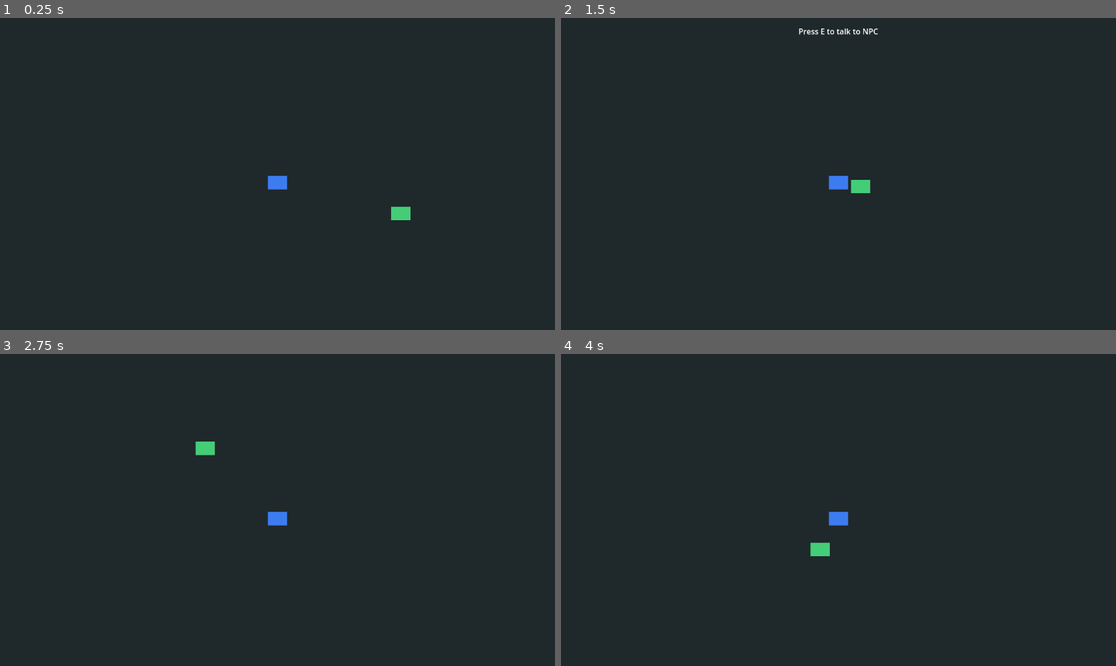
Above: before the commit, frames 1-4 (two rows, left to right).
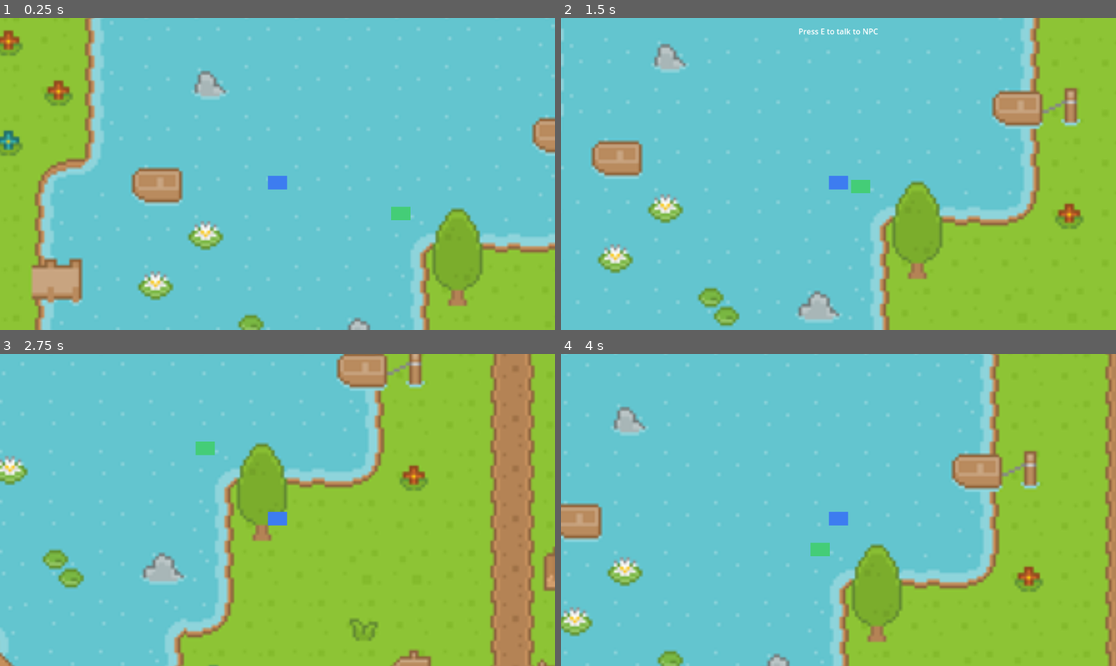
Above: after the commit, the same moments.

Repository: lemonhall/openagentic-sdk-gdscript
Game: Godot game, scene res://demo_rpg/World.tscn
Two runs of this game, one before a commit and one after it. Both use one fixed random seed, a clock stepped at 60 frames per second and the inputs below.
Inputs:
- Up to frame 1 (0.25 s): no input
- Up to frame 2 (1.5 s): tap Enter at 0.5 s; hold Right (ui_right) 0.53-1.28 s; tap E (interact) at 0.6, 1.35 s; hold Down (ui_down) from 1.28 s (still down)
- Up to frame 3 (2.75 s): release Down (ui_down) at 2.03 s; hold Right (ui_right) from 2.03 s (still down); tap E (interact) at 2.1 s
- Up to frame 4 (4 s): release Right (ui_right) at 2.78 s; hold Up (ui_up) 2.78-3.53 s; tap E (interact) at 2.85, 3.6 s; hold Left (ui_left) from 3.53 s (still down)

The runs differ from the first frame. In frame 1, 100% of the frame differs, in the area x 0-100%, y 0-100%; in frame 2, 100%; in frame 3, 100%; in frame 4, 100%.

Commit message:
v2: import Kenney roguelike pack

Diff:
--- a/demo_rpg/World.tscn
+++ b/demo_rpg/World.tscn
@@ -1,10 +1,11 @@
-[gd_scene load_steps=6 format=3]
+[gd_scene load_steps=7 format=3]
 
 [ext_resource type="Script" path="res://demo_rpg/World.gd" id="1"]
 [ext_resource type="PackedScene" path="res://demo_rpg/player/Player.tscn" id="2"]
 [ext_resource type="PackedScene" path="res://demo_rpg/npcs/Npc.tscn" id="3"]
 [ext_resource type="PackedScene" path="res://demo_rpg/ui/DialogueBox.tscn" id="4"]
 [ext_resource type="PackedScene" path="res://demo_rpg/ui/InteractPrompt.tscn" id="5"]
+[ext_resource type="Texture2D" path="res://assets/kenney/roguelike-rpg-pack/Sample1.png" id="6"]
 
 [node name="World" type="Node2D"]
 script = ExtResource("1")
@@ -14,6 +15,12 @@
 [node name="Floor" type="Polygon2D" parent="Ground"]
 polygon = PackedVector2Array(-640, -360, 640, -360, 640, 360, -640, 360)
 color = Color(0.12549, 0.156863, 0.172549, 1)
+
+[node name="SampleMap" type="Sprite2D" parent="Ground"]
+texture = ExtResource("6")
+centered = true
+position = Vector2(0, 0)
+scale = Vector2(2, 2)
 
 [node name="Player" parent="." instance=ExtResource("2")]
 position = Vector2(64, 64)
Not shown, added: assets/kenney/roguelike-rpg-pack/License.txt
Not shown, added: assets/kenney/roguelike-rpg-pack/Map/sample_indoor.tmx
Not shown, added: assets/kenney/roguelike-rpg-pack/Map/sample_map.tmx
Binary file added: assets/kenney/roguelike-rpg-pack/Preview.png
Binary file added: assets/kenney/roguelike-rpg-pack/Sample1.png
Binary file added: assets/kenney/roguelike-rpg-pack/Sample2.png
Binary file added: assets/kenney/roguelike-rpg-pack/Spritesheet/roguelikeSheet_magenta.png
Binary file added: assets/kenney/roguelike-rpg-pack/Spritesheet/roguelikeSheet_transparent.png
Not shown, added: assets/kenney/roguelike-rpg-pack/Spritesheet/spritesheetInfo.txt
Not shown, changed: .gitignore
Not shown, changed: README.md
Not shown, changed: README.zh-CN.md
(and 5 more such lines)
